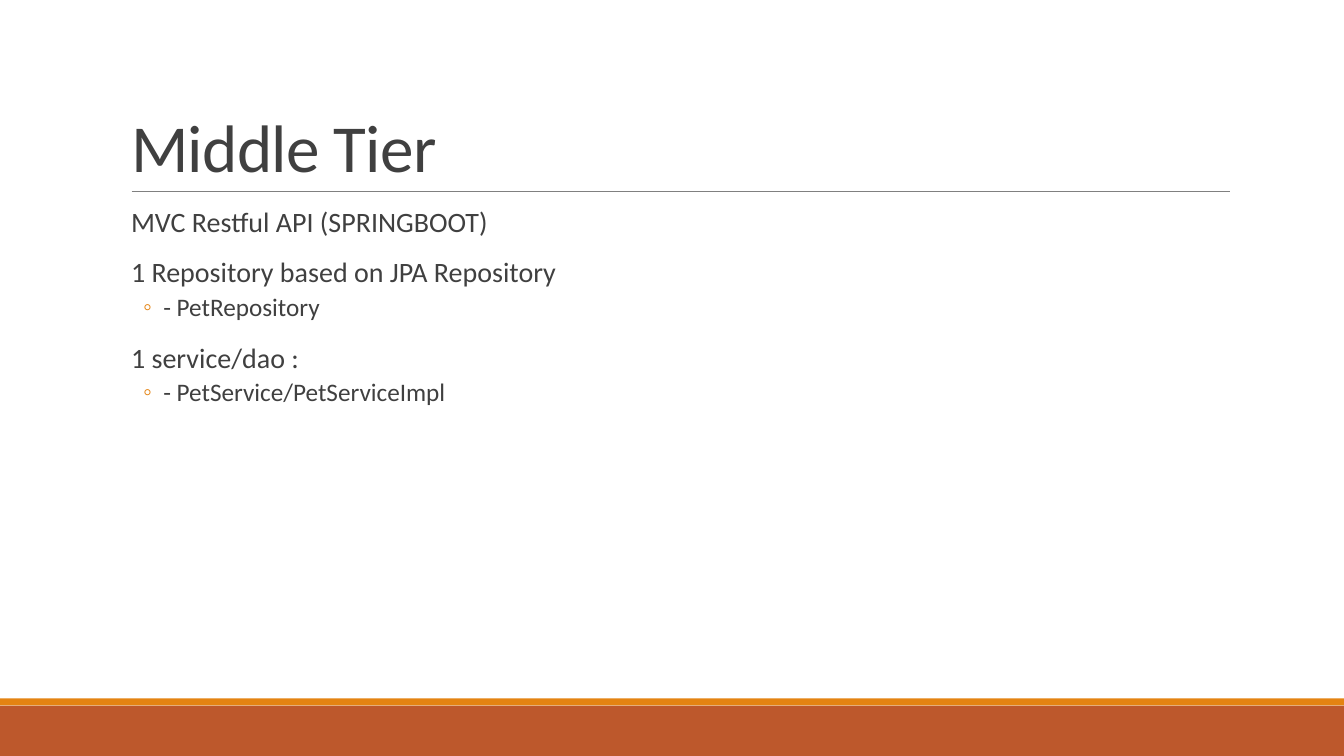
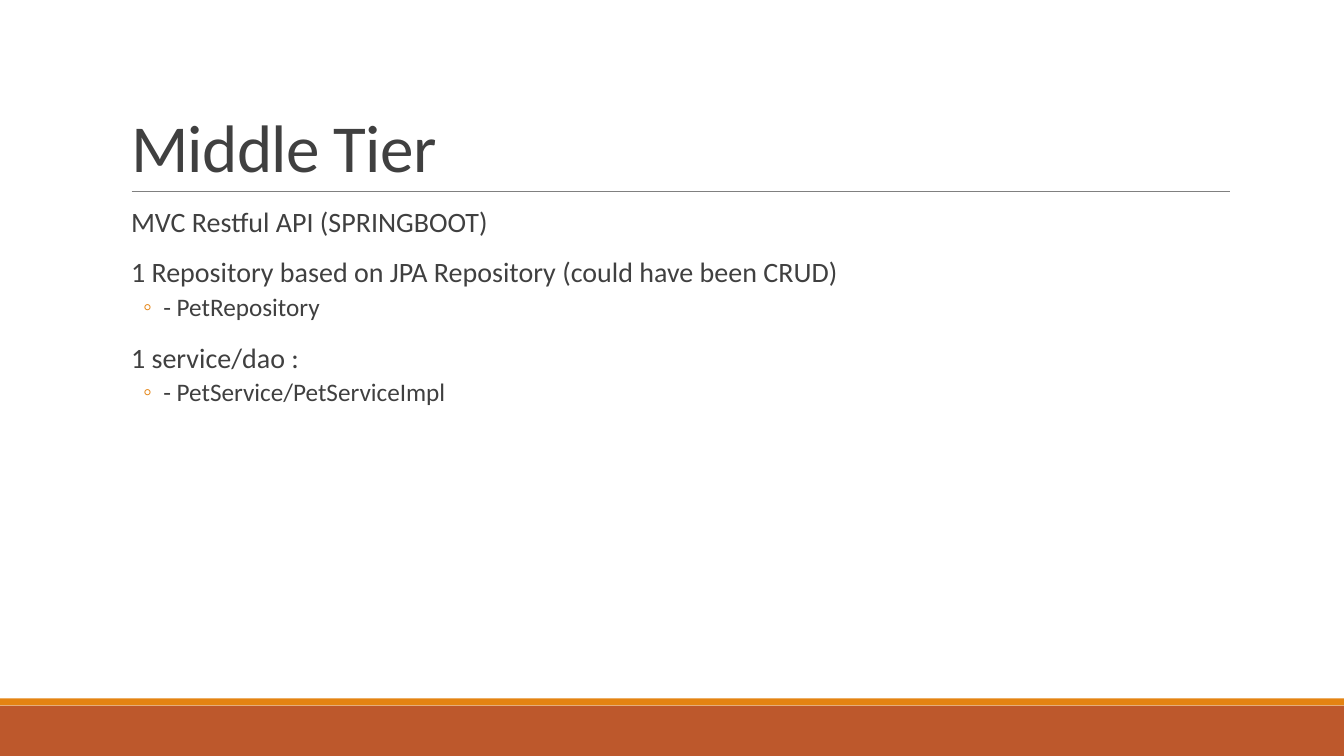
Before and after one commit to jminiko/demorbc, a slide deck: slide 4 of SPRING BOOT PETSTORE.pptx. Drawn at 1344x756 pixels with LibreOffice and Linux fonts; fonts in the diff are those of the drawing. Boxes give left, top, right and bottom in pixels: in the first picture for what was removed or moved away, otherwise in the second. Text is boxed around its words. In the diff, an @@ line names an element or a change of style, - is before the commit and + after.

Commit message:
v3.1

```diff
--- a/SPRING BOOT PETSTORE.pptx
+++ b/SPRING BOOT PETSTORE.pptx
@@ text at (x1=131, y1=261, x2=837, y2=287): text changed @@
-  1 Repository based on JPA Repository
+  1 Repository based on JPA Repository (could have been CRUD)
```
Also in this commit, not shown: 1 slide added.
